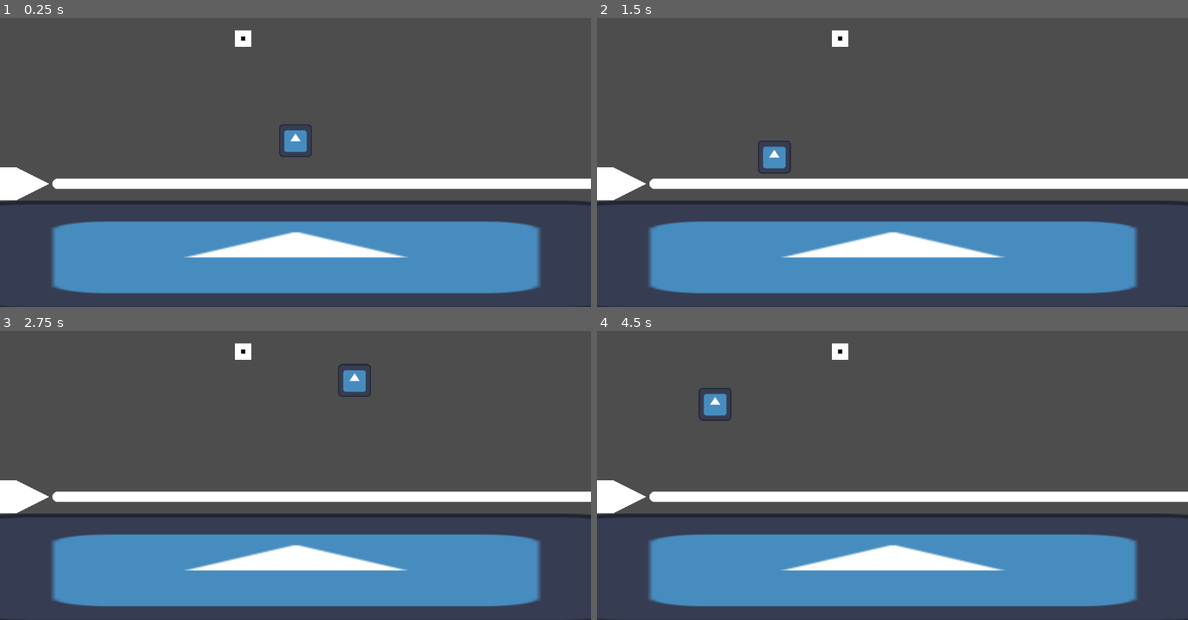
Above: before the commit, frames 1-4 (two rows, left to right).
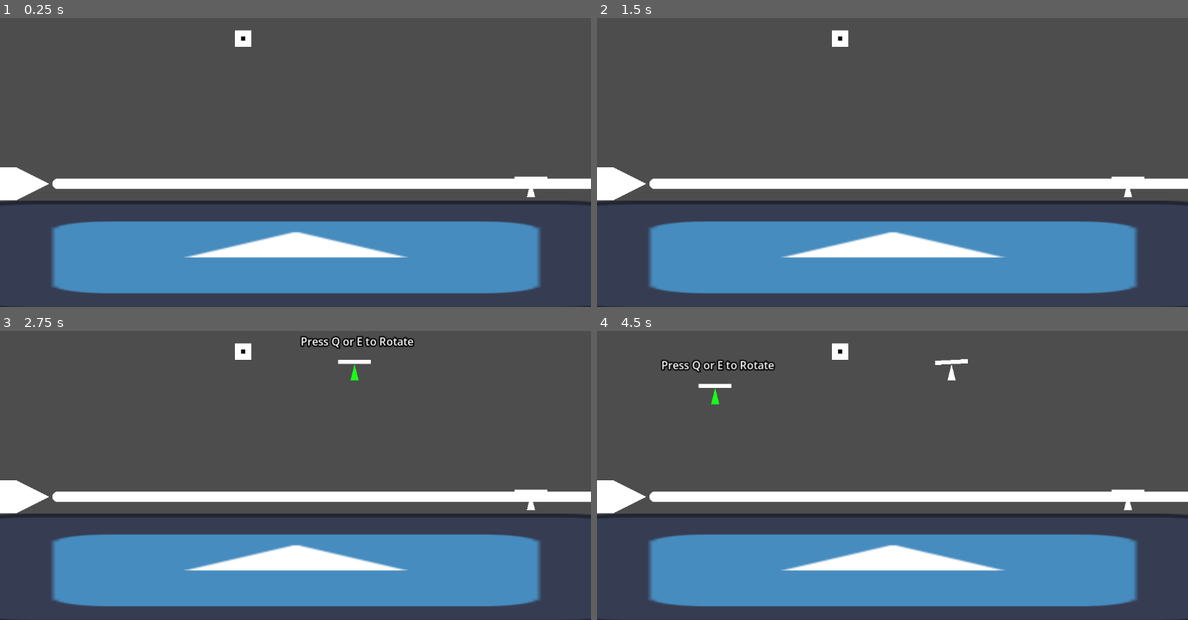
Above: after the commit, the same moments.

Repository: AdilDevStuff/Reflection-Game
Game: Godot game, scene res://scenes/world.tscn
Two runs of this game, one before a commit and one after it. Both use one fixed random seed, a clock stepped at 60 frames per second and the inputs below. The engine's default icon, where the game draws it, is replaced by a stand-in: a white triangle on a blue panel in a dark square.
Inputs (mouse positions are in pixels of both pictures, inside the frame that each line leads up to):
- Up to frame 1 (0.25 s): no input
- Up to frame 2 (1.5 s): tap Enter at 0.5 s; move the mouse to (1022, 124) at 0.52 s; hold D (right) from 0.53 s (still down); click (1022, 124) at 0.6 s; tap Space (jump) at 0.77, 1.07, 1.25 s; right-click (1022, 124) at 0.8 s; move the mouse to (774, 156) at 1.27 s; right-click (774, 156) at 1.35 s
- Up to frame 3 (2.75 s): tap Space (jump) at 1.52, 1.55, 1.82, 2.1 s; tap Enter at 2 s; move the mouse to (354, 380) at 2.02 s; release D (right) at 2.03 s; hold A (left) from 2.03 s (still down); click (354, 380) at 2.3 s
- Up to frame 4 (4.5 s): tap Q (rotate_left) at 2.75 s; move the mouse to (862, 518) at 2.77 s; release A (left) at 2.78 s; hold D (right) 2.78-4.28 s; click (862, 518) at 2.85 s; tap Space (jump) at 3.02, 3.32, 3.77, 3.8, 4.07, 4.25 s; right-click (862, 518) at 3.05 s; tap Enter at 3.5 s; move the mouse to (1069, 504) at 3.52 s; right-click (1069, 504) at 3.6 s; move the mouse to (715, 403) at 4.27 s; hold A (left) from 4.28 s (still down); click (715, 403) at 4.35 s

The runs differ from the first frame. In frame 1, 0.4% of the frame differs, in the area x 47-93%, y 36-63%; in frame 2, 0.5%; in frame 3, 1.1%; in frame 4, 1.2%, in the area x 10-93%, y 9-63%.

Commit message:
LightSensor Mirror & Player

Diff:
--- a/project.godot
+++ b/project.godot
@@ -67,7 +67,7 @@
 [layer_names]
 
 2d_physics/layer_1="Player"
-2d_physics/layer_2="World"
+2d_physics/layer_2="Ground"
 2d_physics/layer_3="Mirror"
 2d_physics/layer_4="LightSensor"
 
--- a/scenes/mirror.tscn
+++ b/scenes/mirror.tscn
@@ -14,7 +14,6 @@
 outline_color = Color(0, 0, 0, 1)
 
 [node name="Mirror" type="CharacterBody2D" node_paths=PackedStringArray("label", "mirror_pivot") groups=["Mirror"]]
-visible = false
 collision_layer = 4
 collision_mask = 2
 script = ExtResource("1_5o7h0")
--- a/scenes/player.tscn
+++ b/scenes/player.tscn
@@ -3,8 +3,8 @@
 [ext_resource type="Script" uid="uid://dp1t2cn5hicxf" path="res://scripts/player.gd" id="1_3vyb7"]
 [ext_resource type="Texture2D" uid="uid://bh7rxnt4h0fvh" path="res://icon.svg" id="2_g2els"]
 
-[sub_resource type="RectangleShape2D" id="RectangleShape2D_qhqgy"]
-size = Vector2(64, 64)
+[sub_resource type="CircleShape2D" id="CircleShape2D_g2els"]
+radius = 25.02
 
 [node name="Player" type="CharacterBody2D"]
 collision_mask = 6
@@ -12,8 +12,10 @@
 jump_force = 400.0
 
 [node name="Sprite2D" type="Sprite2D" parent="."]
+visible = false
 scale = Vector2(0.5, 0.5)
 texture = ExtResource("2_g2els")
 
 [node name="CollisionShape2D" type="CollisionShape2D" parent="."]
-shape = SubResource("RectangleShape2D_qhqgy")
+shape = SubResource("CircleShape2D_g2els")
+debug_color = Color(0.958419, 3.85046e-07, 0.527242, 0.42)
--- a/scenes/world.tscn
+++ b/scenes/world.tscn
@@ -6,7 +6,6 @@
 [ext_resource type="Script" uid="uid://defd2jyehanr6" path="res://scripts/light_ray_manager.gd" id="3_71j4m"]
 [ext_resource type="PackedScene" uid="uid://def2eojugjglu" path="res://scenes/mirror.tscn" id="3_k0juu"]
 [ext_resource type="PackedScene" uid="uid://bcy1wol21qaoy" path="res://scenes/light_sensor.tscn" id="6_i7141"]
-[ext_resource type="Script" uid="uid://b1pyanwno6pjf" path="res://scripts/mirror_placement.gd" id="6_qfnet"]
 
 [sub_resource type="RectangleShape2D" id="RectangleShape2D_k0juu"]
 size = Vector2(128, 130)
@@ -42,7 +41,7 @@
 begin_cap_mode = 2
 
 [node name="LightRay" type="RayCast2D" parent="LightRayManager"]
-collision_mask = 12
+collision_mask = 14
 
 [node name="Mirrors" type="Node2D" parent="LightRayManager"]
 
@@ -52,7 +51,4 @@
 [node name="LightSensor" parent="LightRayManager" instance=ExtResource("6_i7141")]
 position = Vector2(474, 125)
 
-[node name="MirrorPlacement" type="Node2D" parent="."]
-script = ExtResource("6_qfnet")
-
 [node name="Player" parent="." instance=ExtResource("1_rwgxs")]
--- a/scripts/light_ray_manager.gd
+++ b/scripts/light_ray_manager.gd
@@ -5,6 +5,7 @@
 @export var line: Line2D
 @export var ray_origin: Marker2D
 @export var raycast: RayCast2D
+var last_light_sensor : LightSensor2D
 
 var points: Array = []
 
@@ -19,7 +20,6 @@
 
 	for _i in range(max_bounces):
 		var result = cast_ray(start, direction)
-		print(result)
 		if result:
 			var collision_point = result.position
 			var collider = result.collider
@@ -35,12 +35,25 @@
 				direction = direction.bounce(normal)
 				start = collision_point + direction * 1
 
+			elif collider.is_in_group("Ground"):
+				# ground is used for walls, ground and the world :C
+				pass
+
 			elif collider.is_in_group("LightSensor"):
 				if collider.has_method("on_light_fall"):
 					collider.on_light_fall()
+				last_light_sensor = collider
 			else:
+				# i know bad way to know if it was colliding with light sensor
+				# and now it is not colliding with it
+				# but we may only have one of them
+				if last_light_sensor:
+					last_light_sensor.on_light_unfall()
+
+				last_light_sensor = null
 				# Collider is blocking
 				break
+
 		else:
 			points.append(start + direction * 2000)
 			break
--- a/scripts/light_sensor.gd
+++ b/scripts/light_sensor.gd
@@ -1,4 +1,5 @@
 extends CharacterBody2D
+class_name LightSensor2D
 
 var is_light_falling : bool = false
 
--- a/scripts/mirror.gd
+++ b/scripts/mirror.gd
@@ -21,9 +21,15 @@
 	mirror_pivot.rotation = clamp(mirror_pivot.rotation, deg_to_rad(-75), deg_to_rad(75))
 
 func _on_range_body_entered(body:Node2D) -> void:
+	if !(body is Player2D):
+		return
+	body.current_mirror = self
 	is_in_range = true
 	mirror_handle.color = Color(0.1, 1, 0.1)
 
 func _on_range_body_exited(body:Node2D) -> void:
+	if !(body is Player2D):
+		return
+	body.current_mirror = null
 	is_in_range = false
 	mirror_handle.color = Color(1, 1, 1)
--- a/scripts/mirror_placement.gd
+++ /dev/null
@@ -1,21 +0,0 @@
-extends Node2D
-
-const MIRROR = preload("res://scenes/mirror.tscn")
-var mouse_pos: Vector2
-
-func _process(_delta: float) -> void:
-	mouse_pos = get_global_mouse_position()
-	$"../Player".position = mouse_pos
-
-	if Input.is_action_just_pressed("left_click"):
-		spawn_obj()
-	if Input.is_action_just_pressed("right_click"):
-		delete_obj()
-
-func spawn_obj():
-	var mirror_instance : Node2D = MIRROR.instantiate()
-	mirror_instance.position = mouse_pos
-	add_child(mirror_instance)
-
-func delete_obj():
-	pass
--- a/scripts/player.gd
+++ b/scripts/player.gd
@@ -5,15 +5,26 @@
 @export var jump_force: float = 300
 @export var gravity: float = 980
 
+const MIRROR = preload("res://scenes/mirror.tscn")
+
 var current_mirror : Mirror2D
+var mouse_pos: Vector2
 
 func _physics_process(delta: float) -> void:
-	if not is_on_floor():
-		velocity.y += gravity * delta
+	mouse_pos = get_global_mouse_position()
+	self.position = mouse_pos
 
-	if Input.is_action_just_pressed("jump") and is_on_floor():
-		velocity.y = -jump_force
+	if Input.is_action_just_pressed("left_click"):
+		spawn_obj()
+	if Input.is_action_just_pressed("right_click"):
+		delete_obj()
 
-	var direction = Input.get_axis("left", "right")
-	velocity = Vector2(direction * speed, velocity.y)
-	move_and_slide()
+func spawn_obj():
+	var mirror_instance : Node2D = MIRROR.instantiate()
+	mirror_instance.position = mouse_pos
+	$"../LightRayManager/Mirrors".add_child(mirror_instance)
+
+func delete_obj():
+	if current_mirror:
+		current_mirror.queue_free()
+	print("MIRROR INVALID")
Not shown: 1 places in scenes/world.tscn that only renumber resources
Not shown, removed: scripts/mirror_placement.gd.uid
